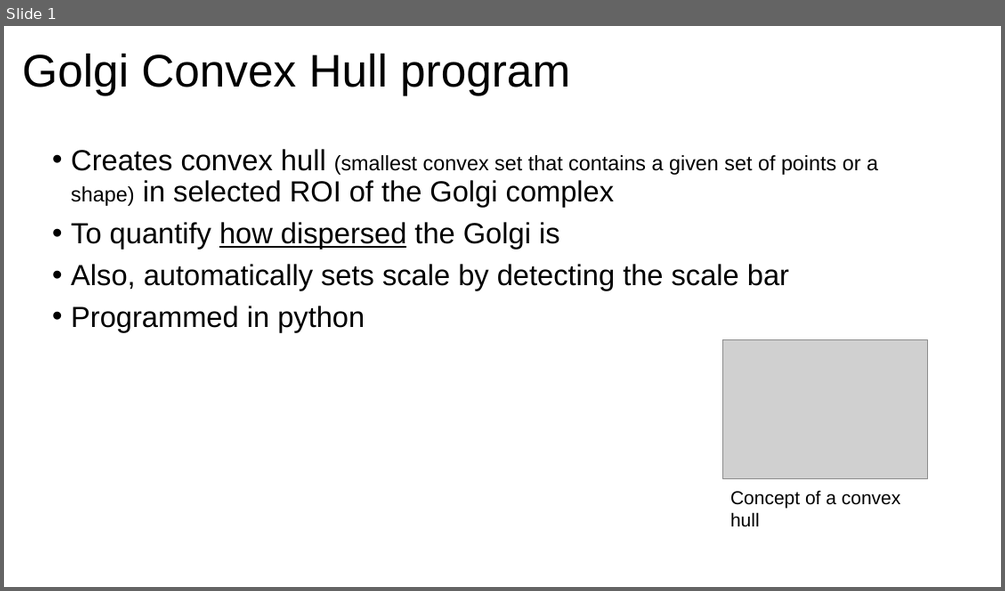
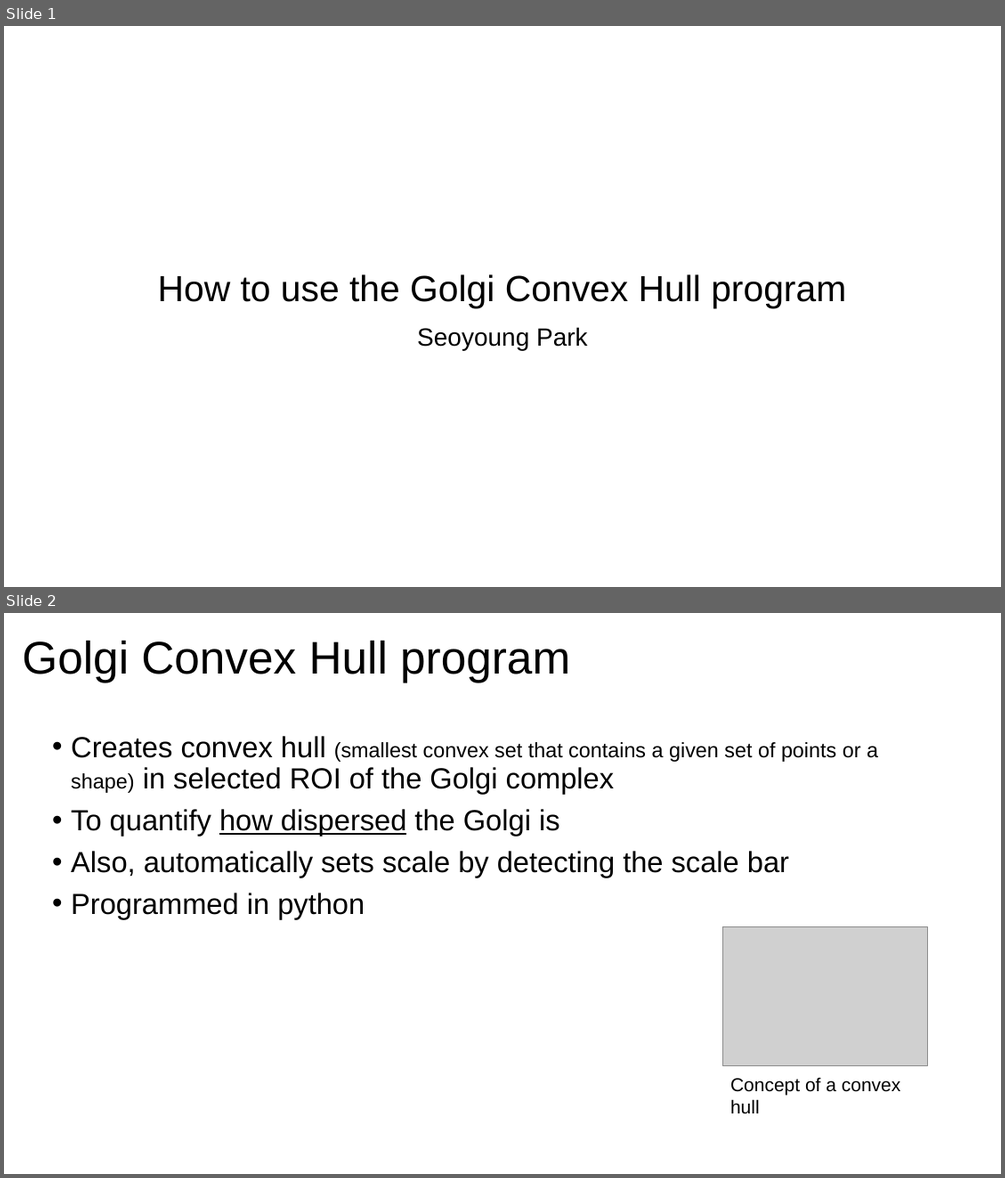
Before and after one commit to ashley200303/Golgi-dispersion, a slide deck: How to use Golgi convex hull program.pptx. Shown one above the other, each under a label of ours: slide 1 before the commit, slides 1 and 2 after it. The pictures are 1005x591 and 1005x1178 pixels, drawn with LibreOffice and Linux fonts; fonts in the diff are those of the drawing; grey boxes stand for pictures. Boxes give left, top, right and bottom in pixels: in the first picture for what was removed or moved away, otherwise in the second. Text is boxed around its words. In the diff, an @@ line names an element or a change of style, - is before the commit and + after.

```diff
--- a/How to use Golgi convex hull program.pptx
+++ b/How to use Golgi convex hull program.pptx
@@ slide 1 added at (x1=4, y1=26, x2=1001, y2=587), background #FFFFFF @@
@@ title added at (x1=158, y1=274, x2=846, y2=308), 35 pt, text #000000 @@
+How to use the Golgi Convex Hull program
@@ subtitle added at (x1=417, y1=327, x2=588, y2=350), 24 pt, text #000000 @@
+Seoyoung Park
@@ what was slide 1 is now slide 2 @@
```
Also in this commit, not shown: 2 slides changed, 4 other slides added, 1 slide removed.
